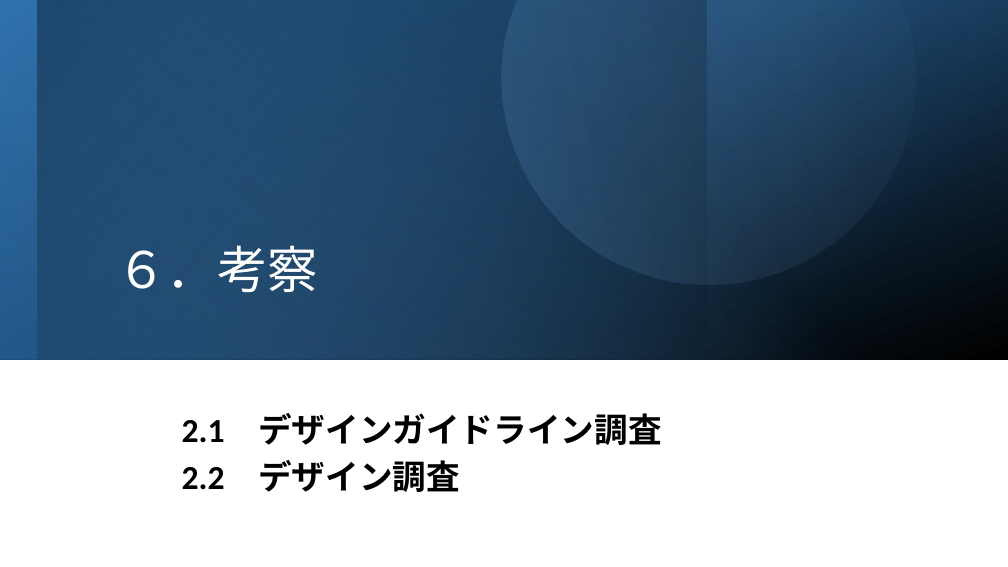
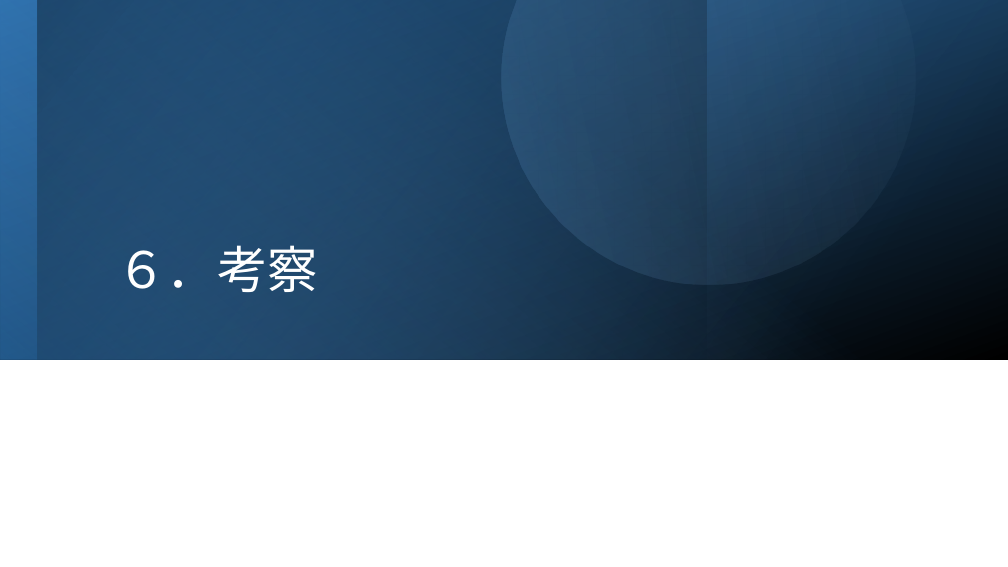
Before and after one commit to R4HB02-teamR/-R, a slide deck: slide 32 of progress/樫本/卒研発表リハ.pptx (slide 29 before the commit). Drawn at 1008x567 pixels with LibreOffice and Linux fonts; fonts in the diff are those of the drawing. Boxes give left, top, right and bottom in pixels: in the first picture for what was removed or moved away, otherwise in the second. Text is boxed around its words. In the diff, an @@ line names an element or a change of style, - is before the commit and + after.

```diff
--- a/progress/樫本/卒研発表リハ.pptx
+++ b/progress/樫本/卒研発表リハ.pptx
@@ text removed at (182,413,661,492) @@
-2.1 デザインガイドライン調査
-2.2 デザイン調査
```
Also in this commit, not shown: 11 other slides changed, 5 slides added.
